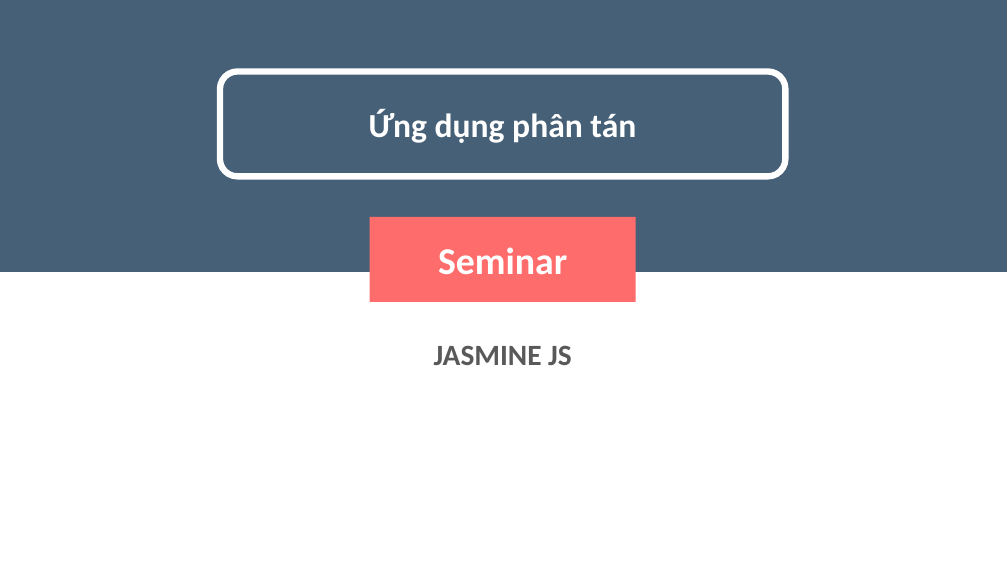
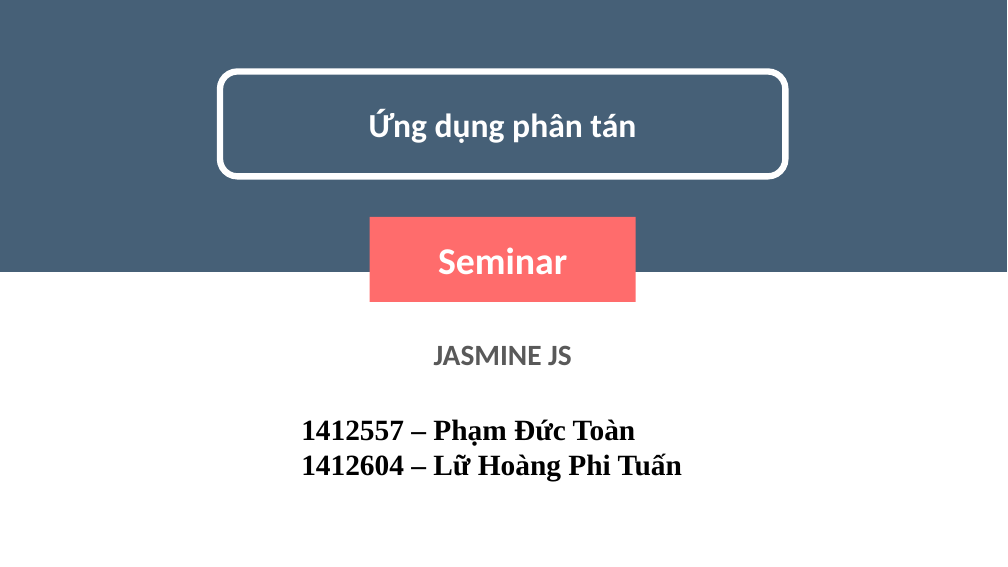
Before and after one commit to UDPT-2017/seminar-jasminejs-1412557-1412604, a slide deck: slide 1 of JasmineJS.pptx. Drawn at 1008x567 pixels with LibreOffice and Linux fonts; fonts in the diff are those of the drawing. Boxes give left, top, right and bottom in pixels: in the first picture for what was removed or moved away, otherwise in the second. Text is boxed around its words. In the diff, an @@ line names an element or a change of style, - is before the commit and + after.

Commit message:
Complete the pptx file

```diff
--- a/JasmineJS.pptx
+++ b/JasmineJS.pptx
@@ text added at [301, 419, 682, 481], 28 pt, text #000000, bold @@
+1412557 – Phạm Đức Toàn
+1412604 – Lữ Hoàng Phi Tuấn
```
Also in this commit, not shown: 7 other slides changed, 3 slides added.
